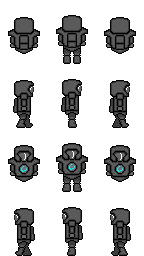
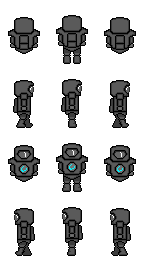
Before/after of a 144x256 layered artwork. What changed in the layer stack:
added layer "helmet-closed-2" above "helmet-closed" over [18, 148, 126, 163]
hid "helmet-closed", painted on it over [18, 148, 126, 163]
